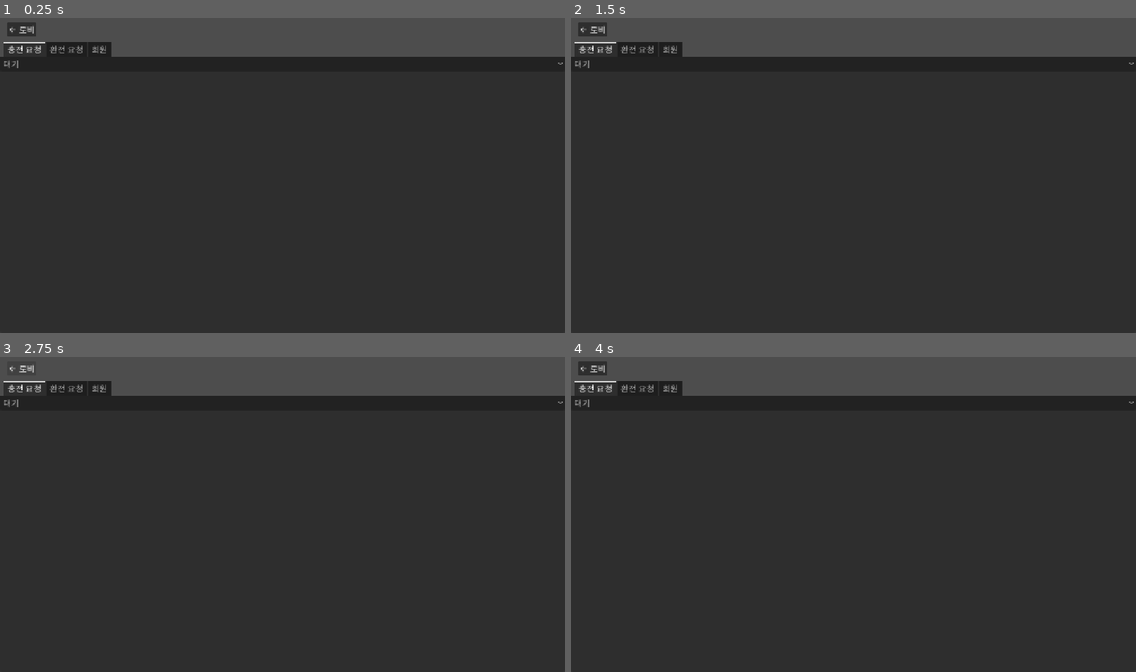
Above: before the commit, frames 1-4 (two rows, left to right).
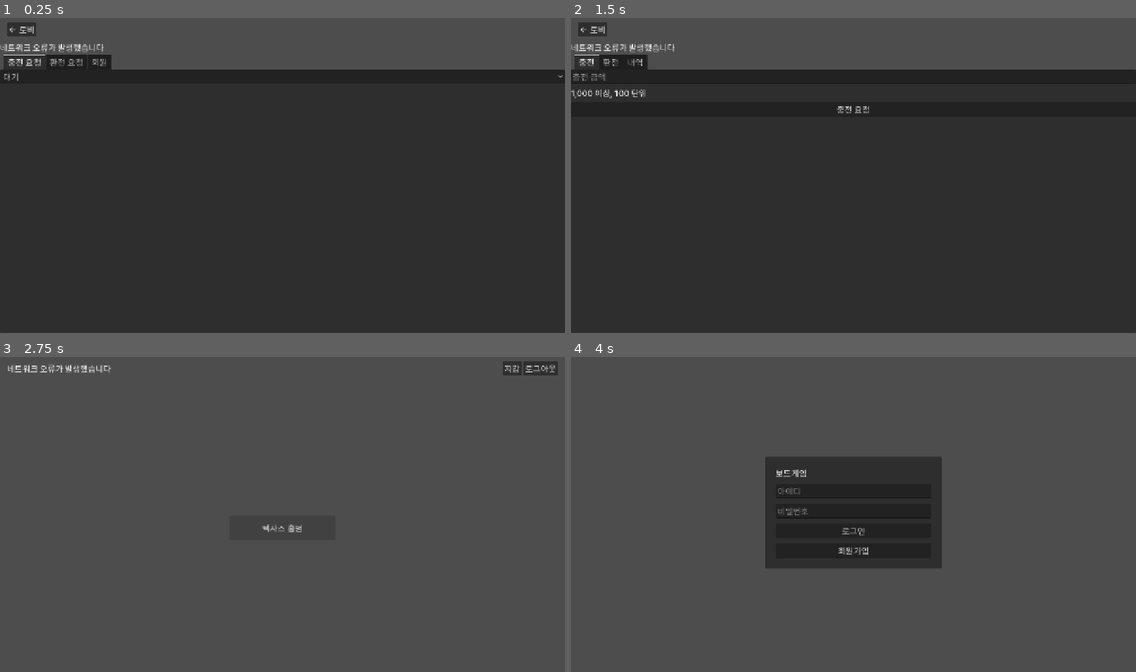
Above: after the commit, the same moments.

Repository: modify879/board-game-godot
Game: Godot game, scene res://admin/admin.tscn
The game is run twice, just before and just after one commit, with the same random seed, the same clock (stepped at 60 frames per second) and the same inputs. This scene is started directly instead of the project's main scene.
Inputs (mouse positions are in pixels of both pictures, inside the frame that each line leads up to):
- Up to frame 1 (0.25 s): no input
- Up to frame 2 (1.5 s): click "← 로비" at 0.5 s; click (1085, 30) at 1.25 s, where only the run after the commit has a clickable "지갑"
- Up to frame 3 (2.75 s): click "← 로비" at 2 s
- Up to frame 4 (4 s): click (853, 404) at 2.75 s, where only the run before the commit has a clickable "대기"; click (1113, 369) at 3.5 s, where only the run after the commit has a clickable "로그아웃"

The runs differ from the first frame. In frame 1, 4.2% of the frame differs, in the area x 0-100%, y 7-20%; in frame 2, 4.9%; in frame 3, 88%, in the area x 0-100%, y 1-100%; in frame 4, 78%.
Error before the commit: Parse Error: Cannot find member "STATUS_TEXT" in base "res://lobby/wallet.gd". (res://admin/admin.gd:164)

Commit message:
fix(admin): 페이지 재조회를 기다린 뒤 결과를 띄우고 확정 실패 뒤 새 키를 쓴다

Diff:
--- a/admin/admin.gd
+++ b/admin/admin.gd
@@ -1,7 +1,6 @@
 extends Control
 ## 관리자: 충전·환전 요청 처리, 회원 관리(잠금 해제·역할·잔액 조정).
 
-const Wallet := preload("res://lobby/wallet.gd")
 const PAGE_SIZE := 20
 const DEPOSIT := 0
 const WITHDRAW := 1
@@ -133,7 +132,7 @@
 		return
 	var new_total: int = r.data.page.totalPages
 	if page >= new_total and new_total > 0:
-		_load(kind, new_total - 1)
+		await _load(kind, new_total - 1)
 		return
 	pages[kind] = r.data.page.number
 	total_pages[kind] = new_total
@@ -161,7 +160,7 @@
 	info.add_child(Rows.label("회원 %d" % int(item.userId)))
 	info.add_child(Rows.label(Format.time(item.requestedAt)))
 	info.add_child(Rows.label("%s원" % Format.comma(amount), true))
-	var status: String = Wallet.STATUS_TEXT.get(item.status, item.status)
+	var status: String = Format.request_status(item.status)
 	if kind == DEPOSIT and item.status == "APPROVED" and item.creditedAmount != null:
 		status += " (%s)" % Format.comma(int(item.creditedAmount))
 	elif item.status == "REJECTED" and item.rejectionReason != null:
@@ -403,4 +402,6 @@
 		adjust_amount_edit.text = ""
 		adjust_reason_edit.text = ""
 		_new_key()
+	elif r.status >= 400 and r.status < 500:
+		_new_key() # 확정 실패(4xx)면 새 키, 결과를 모르는 실패(0·5xx)는 재시도용으로 유지
 	_finish(r if not applied else {"ok": true}, "조정했습니다" if r.ok else "이미 반영된 조정입니다")
